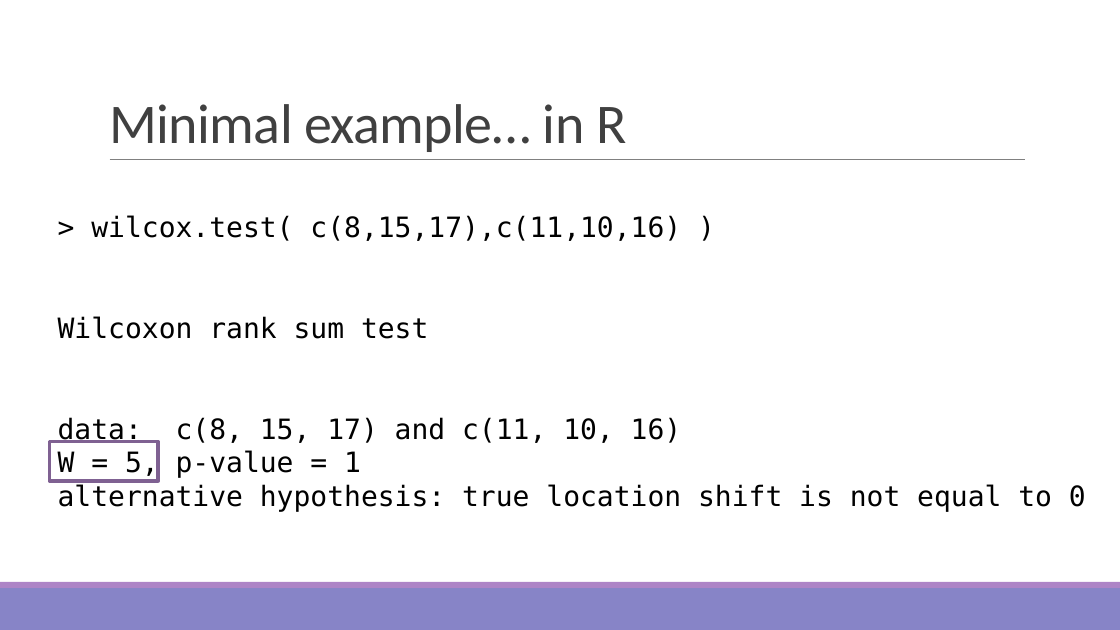
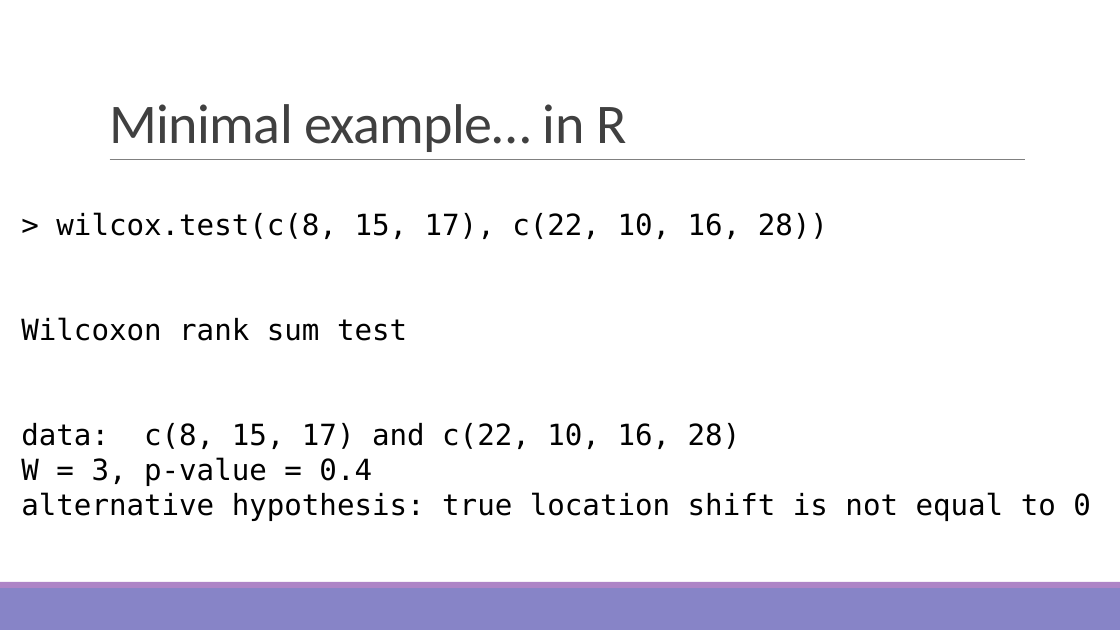
Before and after one commit to sjspielman/bio5312_fall2017, a slide deck: slide 22 of slides/day7_nonparametric_tidyr.pptx. Drawn at 1120x630 pixels with LibreOffice and Linux fonts; fonts in the diff are those of the drawing. Boxes give left, top, right and bottom in pixels: in the first picture for what was removed or moved away, otherwise in the second. Text is boxed around its words. In the diff, an @@ line names an element or a change of style, - is before the commit and + after.

```diff
--- a/slides/day7_nonparametric_tidyr.pptx
+++ b/slides/day7_nonparametric_tidyr.pptx
@@ text "> wilcox.test(c(8, 15, 17), c(22, ...": place and size @@
-text "> wilcox.test(c(8, 15, 17), c(22, ..." at [58,215,1086,512]
+text "> wilcox.test(c(8, 15, 17), c(22, ..." at [21,212,1091,521]
@@ text at [56,212,828,239]: text changed; size 24 to 25 pt @@
-> wilcox.test( c(8,15,17),c(11,10,16) )
+> wilcox.test(c(8, 15, 17), c(22, 10, 16, 28))
@@ text at [21,317,1091,521]: size 24 to 25 pt in "Wilcoxon rank sum test", "alternative hypothesis: true location shift is not ..." @@
@@ text at [21,423,741,486]: text changed; size 24 to 25 pt @@
-data: c(8, 15, 17) and c(11, 10, 16)
-W = 5, p-value = 1
+data: c(8, 15, 17) and c(22, 10, 16, 28)
+W = 3, p-value = 0.4
@@ rectangle removed at [50,441,158,481] @@
```
Also in this commit, not shown: 3 other slides changed, 3 slides added, 1 slide removed, 9 other files.
